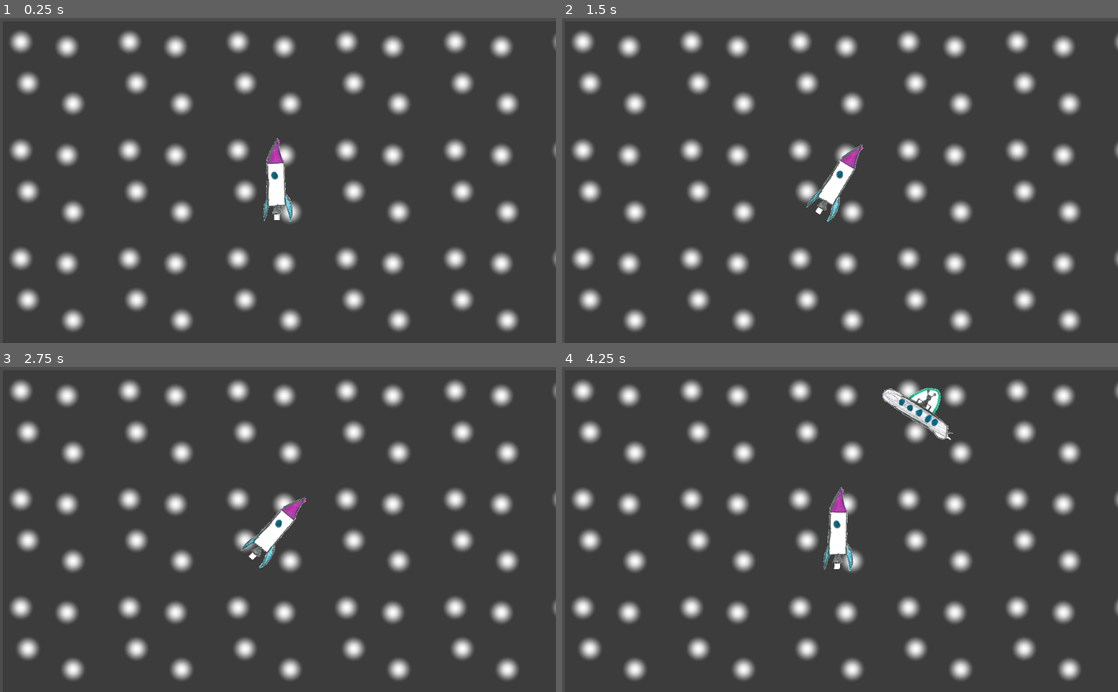
Above: before the commit, frames 1-4 (two rows, left to right).
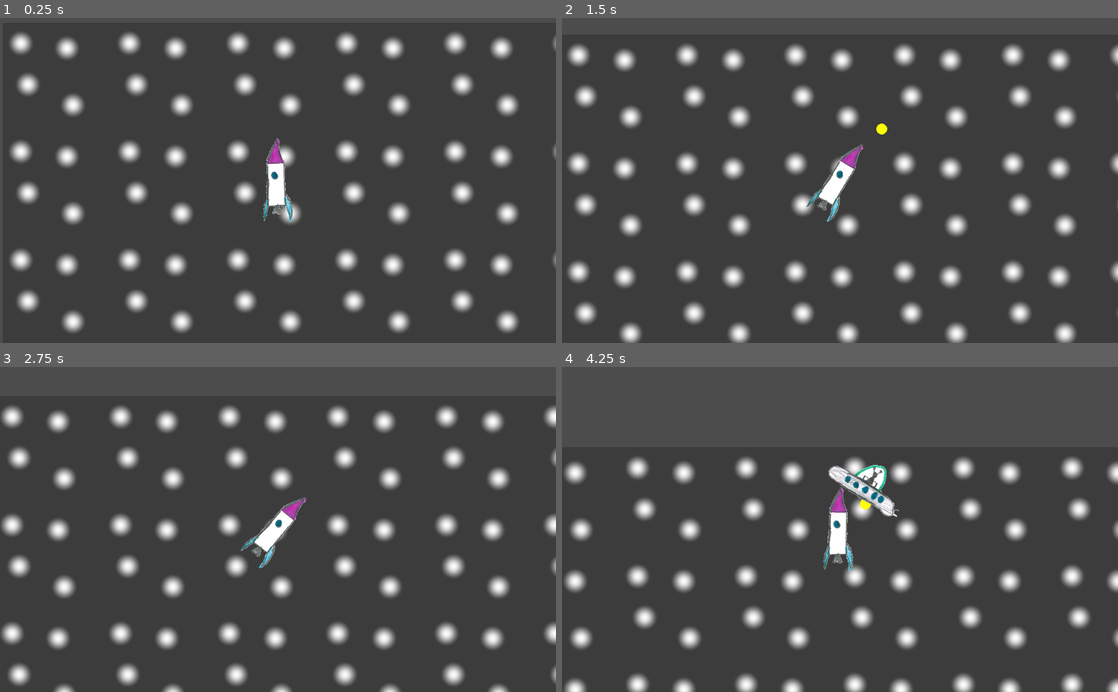
Above: after the commit, the same moments.

Repository: the-g-force/FamJam-April2020
Game: Godot game, scene res://src/Level.tscn
The game is run twice, just before and just after one commit, with the same random seed, the same clock (stepped at 60 frames per second) and the same inputs.
Inputs:
- Up to frame 1 (0.25 s): no input
- Up to frame 2 (1.5 s): hold Right (TurnRight) 0.53-1.28 s; tap Space (Fire) at 0.6, 1.35 s; hold Left (TurnLeft) from 1.28 s (still down)
- Up to frame 3 (2.75 s): release Left (TurnLeft) at 2.03 s; hold Right (TurnRight) from 2.03 s (still down); tap Space (Fire) at 2.1 s
- Up to frame 4 (4.25 s): release Right (TurnRight) at 2.78 s; hold Up (Thrust) 2.78-3.53 s; tap Space (Fire) at 2.85, 3.6 s; hold Left (TurnLeft) from 3.53 s (still down)

The runs differ from the first frame. In frame 1, 3.2% of the frame differs, in the area x 2-93%, y 4-97%; in frame 2, 21%; in frame 3, 24%, in the area x 0-100%, y 4-100%; in frame 4, 22%.
Error before the commit: Trying to assign value of type 'ColorRect' to a variable of type 'Node2D'. (res://src/Rocket.gd:20)

Commit message:
Replace placeholder flames with the real deal

Diff:
--- a/project/src/Rocket.tscn
+++ b/project/src/Rocket.tscn
@@ -1,12 +1,24 @@
-[gd_scene load_steps=6 format=2]
+[gd_scene load_steps=11 format=2]
 
 [ext_resource path="res://src/Rocket.gd" type="Script" id=1]
 [ext_resource path="res://assets/sfx/good_engine.wav" type="AudioStream" id=2]
 [ext_resource path="res://assets/rocket.png" type="Texture" id=3]
 [ext_resource path="res://assets/sfx/good_shoot.wav" type="AudioStream" id=4]
+[ext_resource path="res://assets/fires/000.png" type="Texture" id=5]
+[ext_resource path="res://assets/fires/001.png" type="Texture" id=6]
+[ext_resource path="res://assets/fires/002.png" type="Texture" id=7]
+[ext_resource path="res://assets/fires/003.png" type="Texture" id=8]
 
 [sub_resource type="RectangleShape2D" id=1]
 extents = Vector2( 19.989, 75.7177 )
+
+[sub_resource type="SpriteFrames" id=2]
+animations = [ {
+"frames": [ ExtResource( 5 ), ExtResource( 6 ), ExtResource( 7 ), ExtResource( 8 ) ],
+"loop": true,
+"name": "Flames",
+"speed": 5.0
+} ]
 
 [node name="Rocket" type="KinematicBody2D"]
 position = Vector2( 276.006, 215.395 )
@@ -20,18 +32,11 @@
 scale = Vector2( 0.2, 0.2 )
 texture = ExtResource( 3 )
 
-[node name="Flames" type="ColorRect" parent="Hull"]
-anchor_left = 0.304
-anchor_top = 0.862
-anchor_right = 0.634
-anchor_bottom = 0.961
-margin_left = -117.96
-margin_top = -353.894
-margin_right = -159.04
-margin_bottom = -380.718
-__meta__ = {
-"_edit_use_anchors_": false
-}
+[node name="Flames" type="AnimatedSprite" parent="Hull"]
+position = Vector2( 0, 377.58 )
+frames = SubResource( 2 )
+animation = "Flames"
+playing = true
 
 [node name="ThrustSound" type="AudioStreamPlayer" parent="."]
 stream = ExtResource( 2 )
